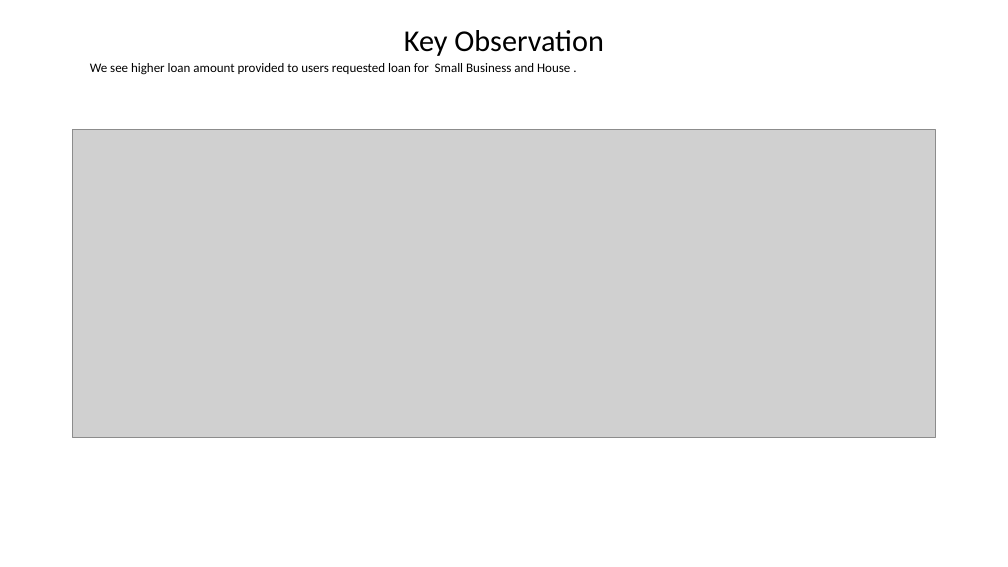
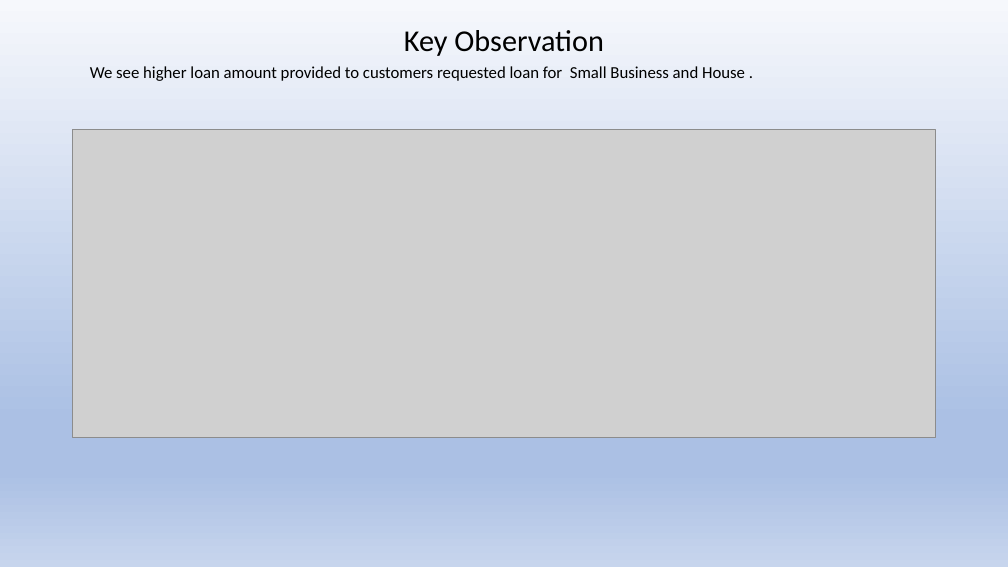
Before and after one commit to vlakhe/Lending_Club_case_study, a slide deck: slide 12 of LendingClub_CaseStudy/Lending_casestudy.pptx. Drawn at 1008x567 pixels with LibreOffice and Linux fonts; fonts in the diff are those of the drawing; grey boxes stand for pictures. Boxes give left, top, right and bottom in pixels: in the first picture for what was removed or moved away, otherwise in the second. Text is boxed around its words. In the diff, an @@ line names an element or a change of style, - is before the commit and + after.

```diff
--- a/LendingClub_CaseStudy/Lending_casestudy.pptx
+++ b/LendingClub_CaseStudy/Lending_casestudy.pptx
@@ background #FFFFFF to gradient #F6F8FC to #ABC0E4 to #C7D5ED @@
@@ text at [90, 66, 745, 81]: text changed; size 12.4 to 16 pt @@
-We see higher loan amount provided to users requested loan for Small Business and House .
+We see higher loan amount provided to customers requested loan for Small Business and House .
```
Also in this commit, not shown: 15 other slides changed, 1 other file.
